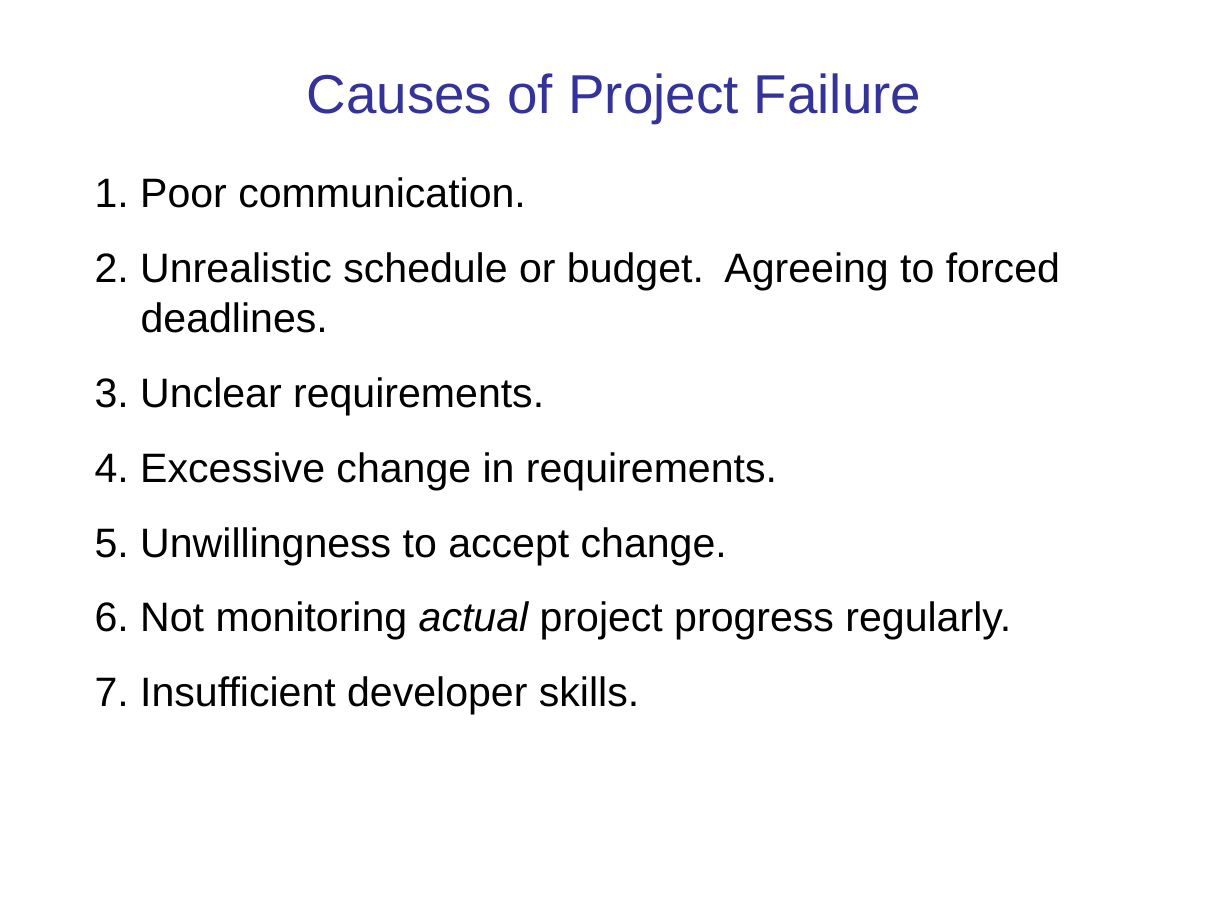
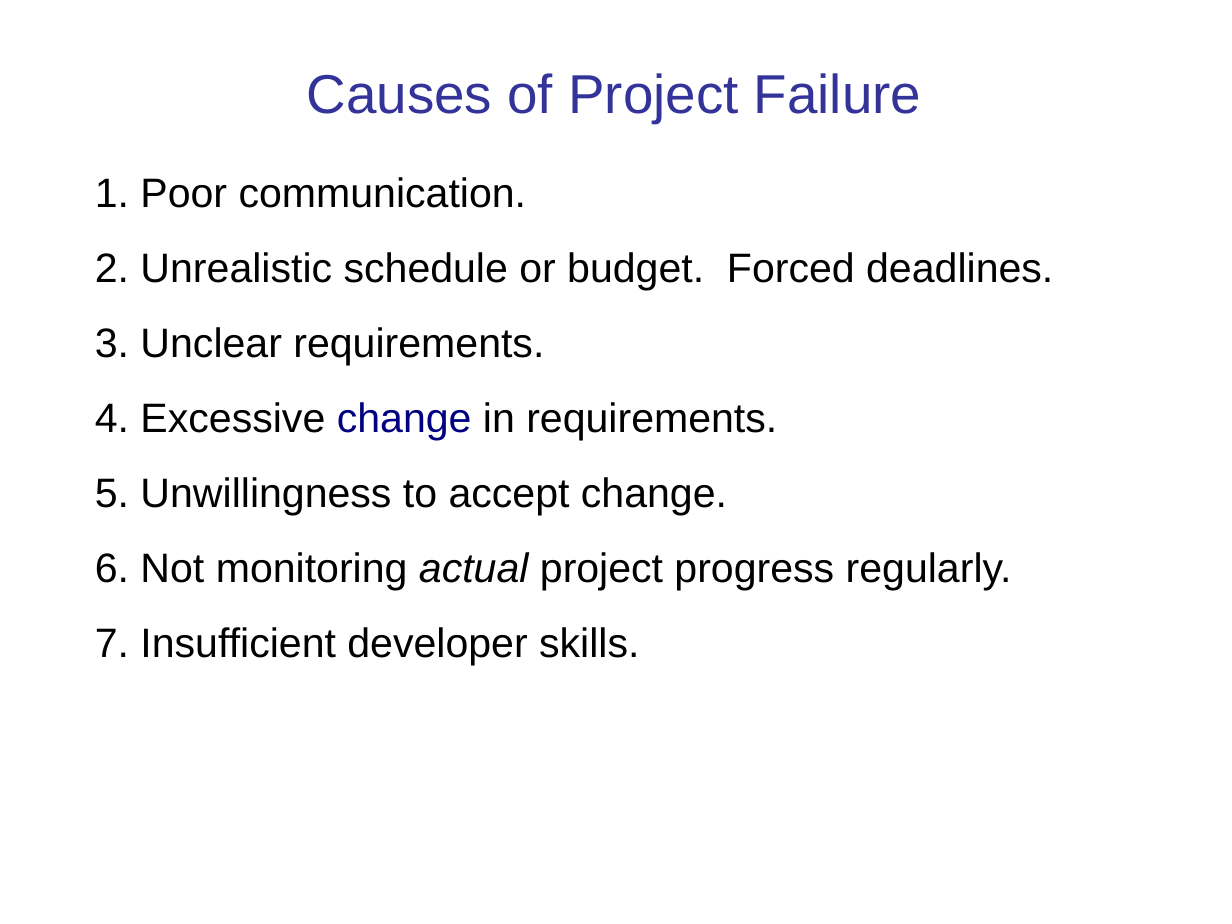
Before and after one commit to cpske/ISP, a slide deck: slide 10 of intro/Introduction-software-process.ppt. Drawn at 1232x924 pixels with LibreOffice and Linux fonts; fonts in the diff are those of the drawing. Boxes give left, top, right and bottom in pixels: in the first picture for what was removed or moved away, otherwise in the second. Text is boxed around its words. In the diff, an @@ line names an element or a change of style, - is before the commit and + after.

```diff
--- a/intro/Introduction-software-process.ppt
+++ b/intro/Introduction-software-process.ppt
@@ text at box(95, 252, 1053, 291): text changed @@
-2. Unrealistic schedule or budget. Agreeing to forced deadlines.
+2. Unrealistic schedule or budget. Forced deadlines.
@@ text at box(95, 402, 777, 441): text colour #000000 to #000080 in "change" @@
```
Also in this commit, not shown: 15 other slides changed, 13 other files.
